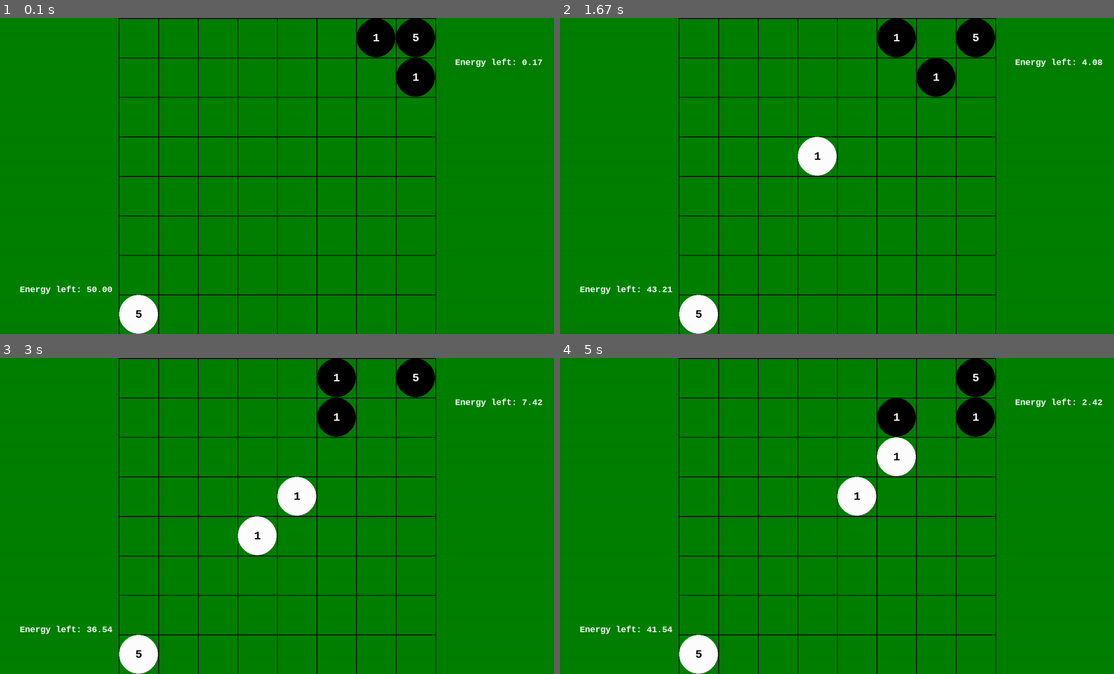
Above: before the commit, frames 1-4 (two rows, left to right).
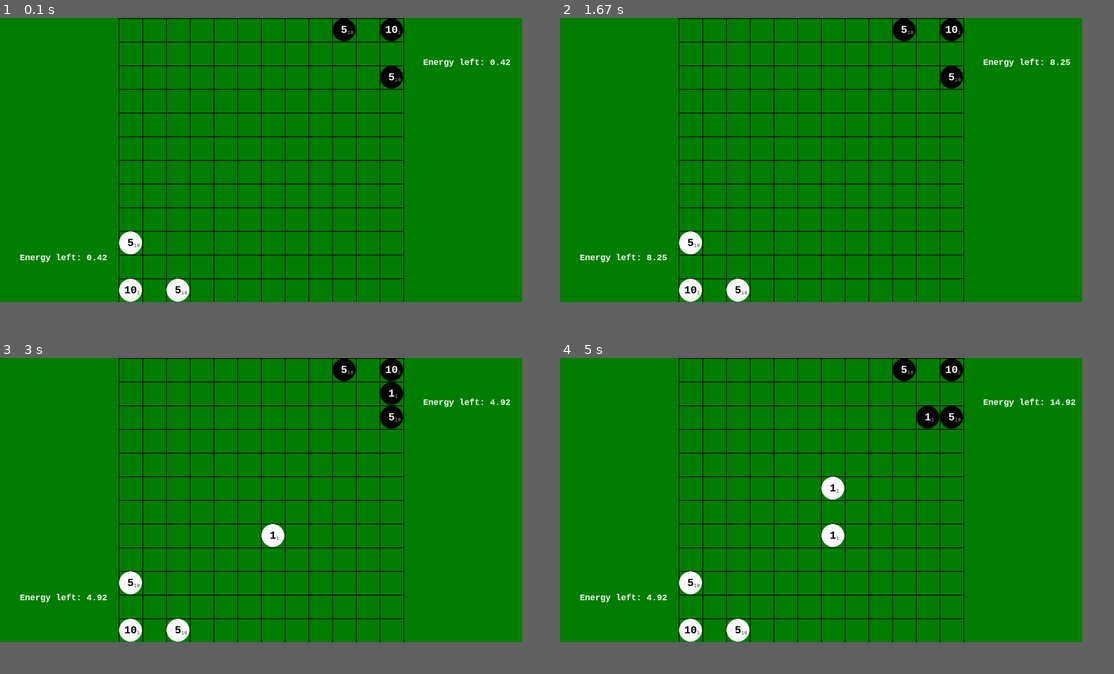
Above: after the commit, the same moments.

Repository: stanX19/pygame_projects
Game: pygame game, started from projects/my_reversi/main.py
The game is run twice, just before and just after one commit, with the same random seed, the same clock (stepped at 60 frames per second) and the same inputs.
Inputs (mouse positions are in pixels of both pictures, inside the frame that each line leads up to):
- Up to frame 1 (0.1 s): no input
- Up to frame 2 (1.67 s): click (820, 160) at 0.38 s
- Up to frame 3 (3 s): click (265, 528) at 2.22 s
- Up to frame 4 (5 s): click (842, 487) at 4.88 s
In our replay, the window is 900x514 before the commit and 848x462 after it. These sizes can differ from the game's own. Grey fills any space a smaller window leaves; there, only what the larger window draws over its background counts as a difference.

The runs differ from the first frame. In frame 1, 11% of the frame differs, in the area x 3-98%, y 0-100%; in frame 2, 11%; in frame 3, 12%; in frame 4, 13%.

Commit message:
reversi add end msg

Diff:
--- a/projects/my_reversi/main.py
+++ b/projects/my_reversi/main.py
@@ -8,21 +8,25 @@
 pygame.init()
 
 # Constants
-BOARD_SIZE = 800
-GRID_SIZE = 8
-CELL_SIZE = BOARD_SIZE // GRID_SIZE
+CELL_SIZE = 60
+GRID_SIZE = 12
+BOARD_SIZE = CELL_SIZE * GRID_SIZE
+SIDE_SPACE = 300  # Space on the left and right of the board
+SCREEN_WIDTH = BOARD_SIZE + SIDE_SPACE * 2
+SCREEN_HEIGHT = BOARD_SIZE
 LINE_WIDTH = 2
 LINE_COLOR = (0, 0, 0)
 BACKGROUND_COLOR = (0, 128, 0)  # Green background
 LINE_MARGIN = LINE_WIDTH // 2  # Margin for line detection
-SIDE_SPACE = 300  # Space on the left and right of the board
-ENERGY_RECOVERY_RATE = 2.5  # Energy recovery per second
-MAX_ENERGY = 50  # Maximum energy
+ENERGY_RECOVERY_RATE = 5  # Energy recovery per second
+MAX_ENERGY = 100  # Maximum energy
 BASIC_UNIT_COST = 10  # Energy cost to spawn a unit
-UPGRADE_UNIT_COST = 20  # Energy cost to upgrade a unit
-
-unit_nu_font = pygame.font.SysFont("consolas", 32, bold=True, italic=False)
+UPGRADE_UNIT_COST = 5  # Energy cost to upgrade a unit
+
+unit_nu_font = pygame.font.SysFont("consolas", CELL_SIZE // 2, bold=True, italic=False)
+unit_nu_font_small = pygame.font.SysFont("consolas", CELL_SIZE // 4, bold=True, italic=False)
 info_font = pygame.font.SysFont("consolas", 24, bold=True, italic=False)
+
 
 class Unit:
     def __init__(self, color: tuple, hp: float, dmg: float, move_cd: float, search_radius: float):
@@ -60,7 +64,8 @@
         self.move_timer -= delta_time
 
     def __str__(self):
-        return f"{self.__class__}[hp={self.hp}, dmg={self.dmg}, cd={self.move_timer:.2f}]"
+        return f"{self.__class__}[hp={self.hp}, dmg={self.dmg}\
+, mv_cd={self.move_timer:.2f}, atk_cd={self.atk_timer:.2f}]"
 
     def __repr__(self):
         return self.__str__()
@@ -78,20 +83,24 @@
 
 class ReversiGame:
     def __init__(self):
-        self.screen = pygame.display.set_mode((BOARD_SIZE + 2 * SIDE_SPACE, BOARD_SIZE))
+        self.screen = pygame.display.set_mode((SCREEN_WIDTH, SCREEN_HEIGHT))
         pygame.display.set_caption("Reversi Board")
         self.grid: list[list[Union[None, Unit]]] = [[None for _ in range(GRID_SIZE)] for _ in range(GRID_SIZE)]
         self.running = True
         self.clock = pygame.time.Clock()  # For delta time
         self.balance = 0.0
-        self.energy = MAX_ENERGY
-        self.black_energy = MAX_ENERGY
+        self.energy = 0
+        self.black_energy = 0
         self.init_game()
 
     def init_game(self):
         # headquarters, 5 health, can fight back (1), delay: 1, range=melee
-        self.grid[GRID_SIZE - 1][0] = White(5, 1, 1, 1)
-        self.grid[0][GRID_SIZE - 1] = Black(5, 1, 1, 1)
+        self.grid[GRID_SIZE - 1][0] = White(10, 1, 1, 1)
+        self.grid[GRID_SIZE - 3][0] = White(5, 10, 3, 1)
+        self.grid[GRID_SIZE - 1][2] = White(5, 10, 3, 1)
+        self.grid[0][GRID_SIZE - 1] = Black(10, 1, 1, 1)
+        self.grid[0][GRID_SIZE - 3] = Black(5, 10, 3, 1)
+        self.grid[2][GRID_SIZE - 1] = Black(5, 10, 3, 1)
 
     def draw_grid(self):
         for x in range(SIDE_SPACE, BOARD_SIZE + SIDE_SPACE + 1, CELL_SIZE):
@@ -119,10 +128,20 @@
     def bfs(self, start, unit) -> tuple[int, int]:
         queue = deque([start])
         visited = {start}
+        parent = {start: None}
+
         while queue:
             row, col = queue.popleft()
+
             if (row, col) != start and self.grid[row][col] and type(self.grid[row][col]) is not type(unit):
-                return row, col
+                # Target found, extract path
+                path = []
+                cord = (row, col)
+                while cord is not None:
+                    path.append(cord)
+                    cord = parent[cord]
+                path.reverse()
+                return path[1]
 
             for drow, dcol in [(-1, 0), (1, 0), (0, -1), (0, 1)]:
                 nrow, ncol = row + drow, col + dcol
@@ -130,7 +149,9 @@
                         and abs(nrow - start[0]) + abs(ncol - start[1]) <= unit.search_radius \
                         and type(self.grid[nrow][ncol]) is not type(unit):
                     visited.add((nrow, ncol))
+                    parent[(nrow, ncol)] = (row, col)
                     queue.append((nrow, ncol))
+
         return start
 
     def norm_target_cord(self, target_row, target_col, row, col) -> tuple[int, int]:
@@ -190,7 +211,7 @@
         u2 = self.grid[y2][x2]
         if not isinstance(u1, Unit) or not isinstance(u2, Unit):
             return
-        if u2.atk_timer > 0 or u1.atk_timer > 0:
+        if u1.hp <= 0 or u2.hp <= 0:
             return
         if u2.atk_timer <= 0:
             u1.hp -= u2.dmg
@@ -204,7 +225,7 @@
             Black: 1,
             Unit: 0
         }
-        print(f"fight! {u1} {u2}")
+        # print(f"fight! {u1} {u2}")
         # if equal fight, roll a dice
         if u1.hp <= 0 and u2.hp <= 0:
             sign = -1 if random.uniform(self.balance - 2, self.balance + 2) < 0 else 1
@@ -243,9 +264,17 @@
                 center = (x * CELL_SIZE + CELL_SIZE // 2 + SIDE_SPACE, y * CELL_SIZE + CELL_SIZE // 2)
                 radius = CELL_SIZE // 2 - LINE_MARGIN
                 pygame.draw.circle(self.screen, unit.color, center, radius)
-                number = unit_nu_font.render(str(unit.hp), True, unit.contrast_color)
-                nu_rect = number.get_rect(center=center)
-                self.screen.blit(number, nu_rect)
+
+                hp_number = unit_nu_font.render(str(unit.hp), True, unit.contrast_color)
+                hp_rect = hp_number.get_rect(center=center)
+                dmg_number = unit_nu_font_small.render(str(unit.dmg), True, (125, 125, 125))
+                dmg_rect = dmg_number.get_rect(center=center)
+                dmg_rect.left = hp_rect.right
+                dmg_rect.y += CELL_SIZE // 8
+
+                # dmg first
+                self.screen.blit(dmg_number, dmg_rect)
+                self.screen.blit(hp_number, hp_rect)
 
     def draw_info(self):
         info_text = info_font.render(f"""Energy left: {self.energy:<6.2f}""", True, (255, 255, 255))
@@ -259,6 +288,11 @@
         info_rect.top = 100
         self.screen.blit(info_text, info_rect)
 
+    def draw_end_game(self, msg):
+        info_text = info_font.render(msg, True, (255, 255, 255))
+        info_rect = info_text.get_rect(center=(SCREEN_WIDTH // 2, SCREEN_HEIGHT // 2))
+        self.screen.blit(info_text, info_rect)
+
     def find_max_hp_target(self, _class) -> Union[tuple, None]:
         max_hp = -1
         location = (-1, -1)
@@ -277,6 +311,8 @@
 
     def spawn_black_unit(self, delta_time):
         if self.black_energy < BASIC_UNIT_COST:
+            return
+        if random.random() > 0.01:
             return
         self.black_energy -= BASIC_UNIT_COST
         loc = self.find_max_hp_target(Black)
@@ -302,12 +338,29 @@
         if isinstance(self.grid[y][x], White) and event.button == 3 and self.energy >= UPGRADE_UNIT_COST:
             self.energy -= UPGRADE_UNIT_COST
             self.grid[y][x].hp += 1
-            self.grid[y][x].dmg = self.grid[y][x].hp
+            self.grid[y][x].dmg += 1
         elif event.button == 1 and self.grid[y][x] is None and self.energy >= BASIC_UNIT_COST:
             self.energy -= BASIC_UNIT_COST
             self.place_unit(y, x, White(1, 1, 1, 4))
 
+    def check_end_game(self):
+        count = {
+            Black: 0,
+            White: 0,
+            type(None): 0
+        }
+        for line in self.grid:
+            for u in line:
+                count[type(u)] += 1
+        if count[White] == 0:
+            self.draw_end_game(f"""YOU LOST""")
+            self.running = False
+        if count[Black] == 0:
+            self.draw_end_game(f"""YOU WON!""")
+            self.running = False
+
     def run(self):
+        self.running = True
         while self.running:
             delta_time = self.clock.tick(60) / 1000.0  # Get delta time
             for event in pygame.event.get():
@@ -324,7 +377,14 @@
             self.draw_grid()
             self.draw_units()
             self.draw_info()
+            self.check_end_game()
             pygame.display.flip()
+
+        self.running = True
+        while self.running:
+            for event in pygame.event.get():
+                if event.type == pygame.QUIT:
+                    self.running = False
 
         pygame.quit()
         sys.exit()
